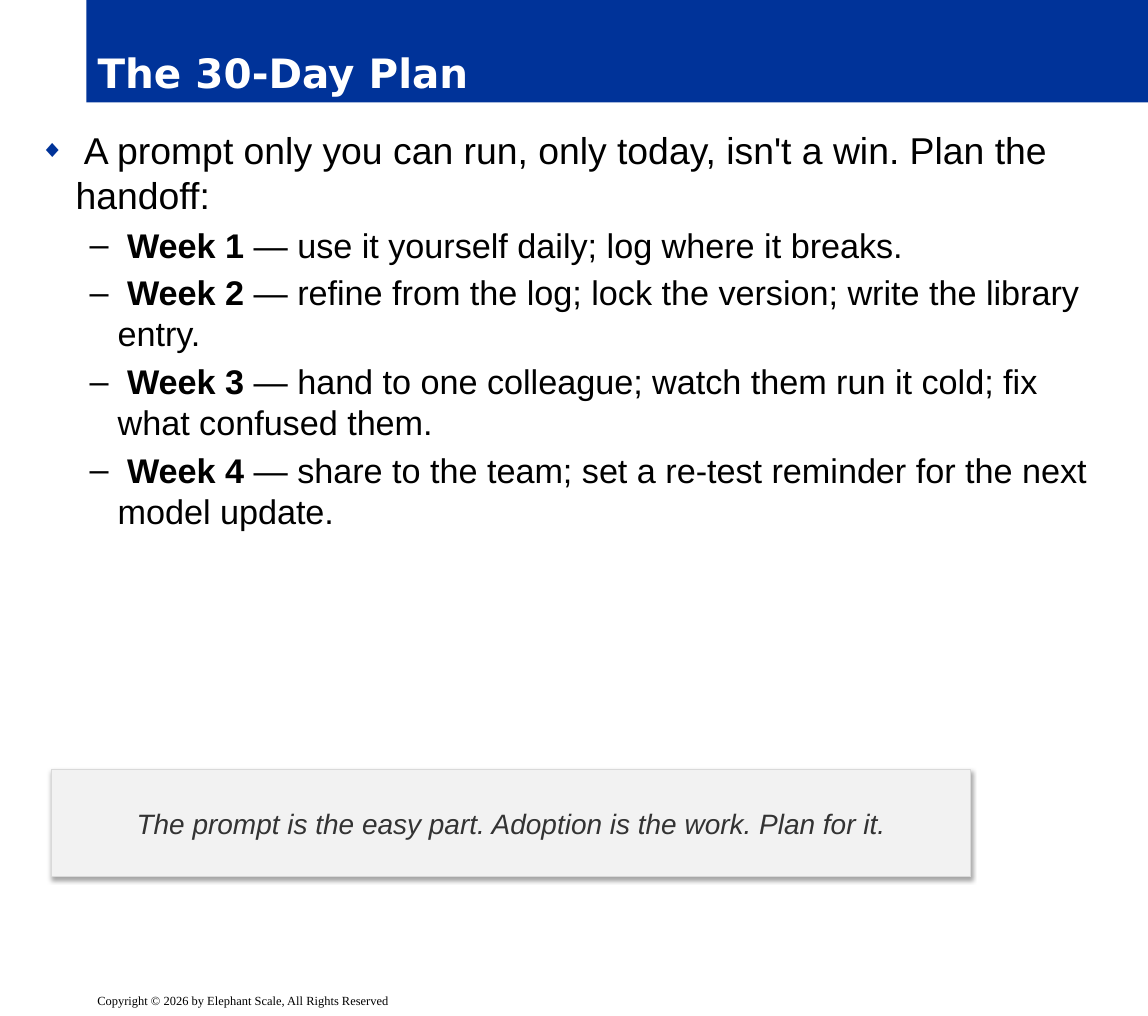
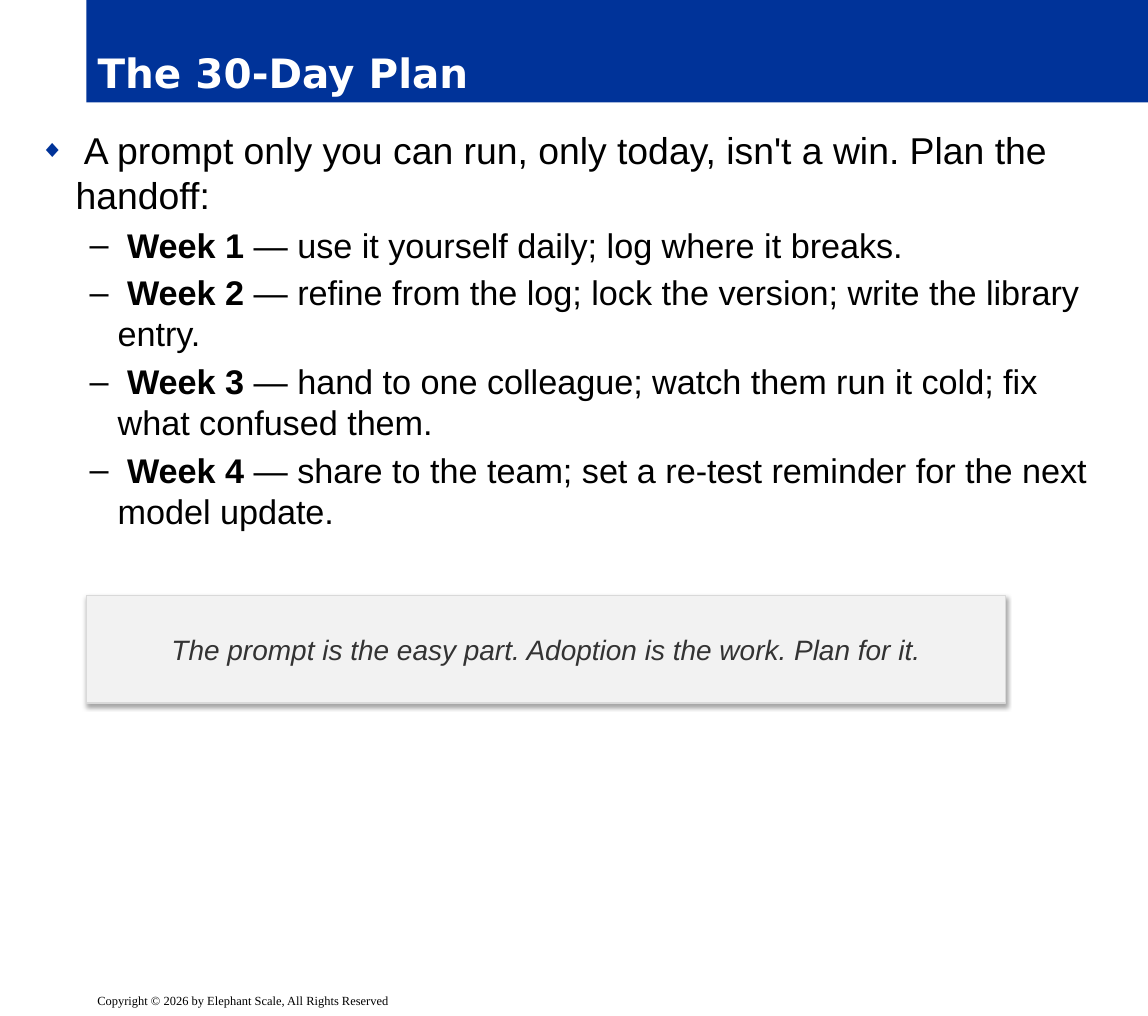
Before and after one commit to elephantscale/Prompt_Engineering_for_Business_Professionals, a slide deck: slide 8 of slides/release/07-capstone.pptx. Drawn at 1148x1016 pixels with LibreOffice and Linux fonts; fonts in the diff are those of the drawing; background and template pictures are left out. Boxes give left, top, right and bottom in pixels: in the first picture for what was removed or moved away, otherwise in the second. Text is boxed around its words. In the diff, an @@ line names an element or a change of style, - is before the commit and + after.

```diff
--- a/slides/release/07-capstone.pptx
+++ b/slides/release/07-capstone.pptx
@@ rectangle "The prompt is the easy ...": place and size @@
-rectangle "The prompt is the easy ..." at [52,769,971,877]
+rectangle "The prompt is the easy ..." at [86,596,1006,703]
```
Also in this commit, not shown: 8 other slides changed, 3 other files.
